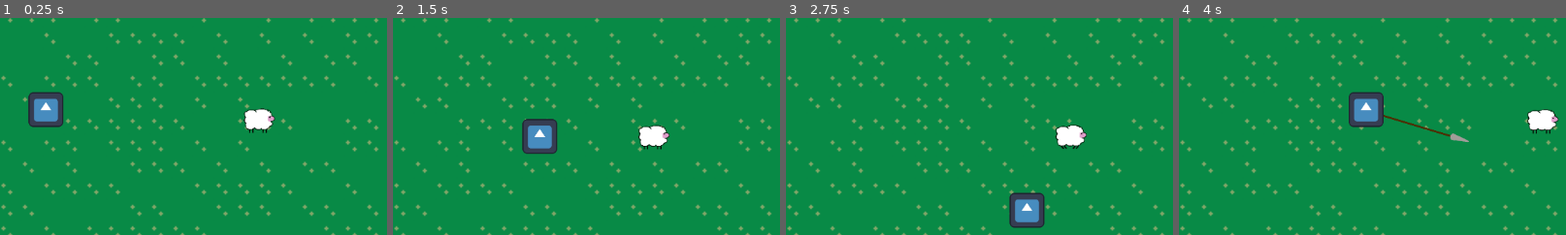
Above: before the commit, frames 1-4 (left to right).
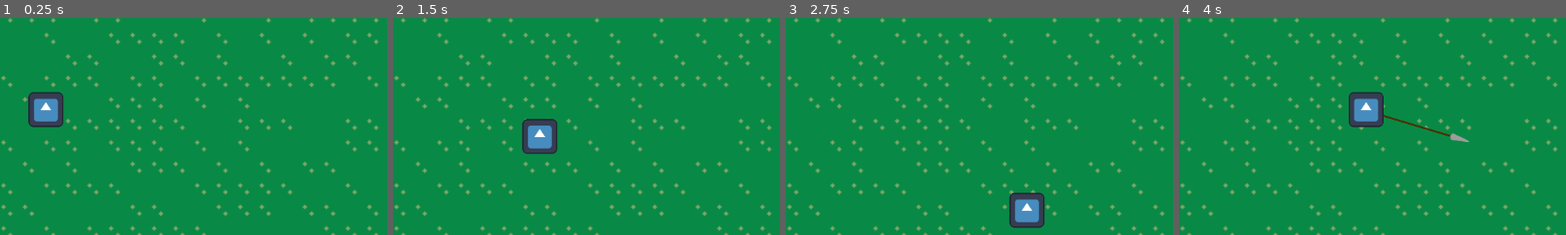
Above: after the commit, the same moments.

Repository: ncantor01/opus
Game: Godot game, scene res://levle.tscn
The game is run twice, just before and just after one commit, with the same random seed, the same clock (stepped at 60 frames per second) and the same inputs. The project has no main scene, so this scene is started directly. The engine's default icon, where the game draws it, is replaced by a stand-in: a white triangle on a blue panel in a dark square.
Inputs (mouse positions are % of the whole screen's width and height, from its top left):
- Up to frame 1 (0.25 s): no input
- Up to frame 2 (1.5 s): tap Enter at 0.5 s; move the mouse to (72, 45) at 0.52 s; hold D (right) 0.53-1.28 s; hold E (interact, bound only after the commit) 0.53-1.28 s; move the mouse to (30, 55) at 1.27 s; hold S (down) from 1.28 s (still down); click (30, 55) at 1.35 s
- Up to frame 3 (2.75 s): tap E (interact, bound only after the commit) at 1.55 s; move the mouse to (60, 28) at 2.02 s; release S (down) at 2.03 s; hold D (right) from 2.03 s (still down); hold E (interact, bound only after the commit) from 2.03 s (still down)
- Up to frame 4 (4 s): move the mouse to (45, 70) at 2.77 s; release D (right) at 2.78 s; release E (interact, bound only after the commit) at 2.78 s; hold W (up) 2.78-3.53 s; tap E (interact, bound only after the commit) at 2.85, 3.8 s; move the mouse to (80, 65) at 3.52 s; press the mouse at (80, 65) at 3.53 s; hold A (left) from 3.53 s (still down)
The pictures show only the part of the screen within x 25-75%, y 27-77%; the shares and areas given below are measured in that part.

The runs differ from the first frame. In frame 1, 0.7% of the frame differs, in the area x 62-72%, y 41-54%; in frame 2, 0.7%; in frame 3, 0.7%, in the area x 69-78%, y 49-61%; in frame 4, 0.7%.

Commit message:
dragging mechanics

Diff:
--- a/levle.tscn
+++ b/levle.tscn
@@ -11,10 +11,8 @@
 [node name="player_character" parent="." instance=ExtResource("3_cqamm")]
 position = Vector2(-109, -5)
 scale = Vector2(0.2, 0.2)
-SPEED = 100
 
 [node name="prey" parent="." instance=ExtResource("3_5u7mj")]
 position = Vector2(45, -2)
 scale = Vector2(0.145, 0.145)
-SPEED = 50
 HEALTH = 40
--- a/project.godot
+++ b/project.godot
@@ -41,3 +41,8 @@
 "events": [Object(InputEventMouseButton,"resource_local_to_scene":false,"resource_name":"","device":-1,"window_id":0,"a …(253 unchanged characters)…
 ]
 }
+interact={
+"deadzone": 0.5,
+"events": [Object(InputEventKey,"resource_local_to_scene":false,"resource_name":"","device":-1,"window_id":0,"alt_pressed":false,"shift_pressed":false,"ctrl_pressed":false,"meta_pressed":false,"pressed":false,"keycode":0,"physical_keycode":69,"key_label":0,"unicode":101,"echo":false,"script":null)
+]
+}
--- a/scripts/base_character_body.gd
+++ b/scripts/base_character_body.gd
@@ -1,15 +1,31 @@
 extends CharacterBody2D
 
-@export var SPEED = 100
+@export var BASE_SPEED = 100
+@export var run_modifier = 2
+@export var crouch_modifier = 0.25
+@export var drag_modifier = 0.5
+var speed = BASE_SPEED
 @export var HEALTH = 100
+var held_item = null
+var dragged = null
+
+
+var WALKING = 0
+const   RUNNING = 1
+const CROUCHING = 2
+const  DRAGGING = 3
+const  DEAD = 4
+var character_state = WALKING
 
 func _enter_tree():
-	set_meta(&"character", self)
+	owner.set_meta(&"character", self)
+	owner.set_meta(&"interactable", [])
 
 func _physics_process(delta):
 	if HEALTH == 0:
 		die()
-	velocity = $BehaviorBaseNode.get_velocity() * SPEED
+	set_speed_based_on_state()
+	velocity = $BehaviorBaseNode.get_velocity() * speed
 	if velocity.x < 0:
 		$sprite.flip_h = true
 	if velocity.x > 0:
@@ -18,6 +34,10 @@
 		$sprite.play("move")
 	else:
 		$sprite.play("idle")
+
+	if dragged != null:
+		velocity = dragged.get_velocity()
+
 	move_and_slide()
 
 func equip(weapon: Node2D):
@@ -26,7 +46,13 @@
 	$WeaponsBaseNode.add_child(weapon_dupe)
 
 func die():
-	visible = false
+	$sprite.play("dead")
+	speed = 0
+	set_state(DEAD)
+	set_meta(&"corpse", true)
+	#TODO extract this into behaviors
+	remove_meta(&"interactable")
+	set_meta(&"interactable", [&"draggable", &"butcherable"])
 	pass
 
 func get_weapon():
@@ -52,3 +78,42 @@
 		assert(area.get_meta(&"damage").has_meta(&"weapon"))
 		take_damage(area.get_meta(&"damage"))
 	pass # Replace with function body.
+
+func set_speed_based_on_state():
+	match character_state:
+		WALKING:
+			speed = BASE_SPEED
+		RUNNING:
+			speed = BASE_SPEED * run_modifier
+		CROUCHING:
+			speed = BASE_SPEED * crouch_modifier
+		DRAGGING:
+			speed = BASE_SPEED * drag_modifier
+		DEAD:
+			speed = 0
+
+func set_state(input_state):
+	character_state = input_state
+	pass
+
+func get_state():
+	return character_state
+
+func unset_held_item():
+	held_item = null
+	pass
+
+func set_held_item(item: Node2D):
+	assert(item.has_meta(&"item"))
+	held_item = item
+	pass
+
+func get_held_item():
+	return held_item
+
+func drag(dragger):
+	dragged = dragger
+
+func undrag():
+	print("undragd")
+	dragged = null
--- a/scripts/character_scripts/behaviors/player_movement_behavior/player_movement_behavior.gd
+++ b/scripts/character_scripts/behaviors/player_movement_behavior/player_movement_behavior.gd
@@ -1,4 +1,7 @@
 extends character_behavior
+
+var interactables = []
+var dragged = null
 
 # Called when the node enters the scene tree for the first time.
 func _enter_tree():
@@ -22,4 +25,39 @@
 	var direction_to_mouse = (get_viewport().get_mouse_position() - global_position).normalized()
 	if event.is_action_released("attack"):
 		owner.get_weapon().release_attack(Vector2.ZERO)
+	if event.is_action_pressed("interact"):
+		interact_handler()
+	if event.is_action_released("interact"):
+		print(dragged)
+		if dragged != null:
+			dragged.undrag()
+			dragged = null
+			owner.set_state(0)
 	pass
+
+func interact_handler():
+	var interactable = null
+	for i in interactables:
+		if i.has_meta(&"interactable"):
+			interactable = i
+			break
+	if interactable != null:
+		for j in interactable.get_meta(&"interactable"):
+			if j == &"draggable" and owner.get_held_item() == null:
+				interactable.drag(owner)
+				print(dragged)
+				dragged = interactable
+				owner.set_state(3)
+	pass
+
+func _on_interactable_area_body_entered(body):
+	print("iteractable in area")
+	interactables.append(body)
+	pass # Replace with function body.
+
+
+func _on_interactable_area_body_exited(body):
+	for i in range(interactables.size()):
+		if interactables[i] == body:
+			interactables.remove_at(i)
+	pass # Replace with function body.
--- a/scripts/character_scripts/behaviors/player_movement_behavior/player_movement_behavior.tscn
+++ b/scripts/character_scripts/behaviors/player_movement_behavior/player_movement_behavior.tscn
@@ -1,6 +1,17 @@
-[gd_scene load_steps=2 format=3 uid="uid://bxee828oqj0ky"]
+[gd_scene load_steps=3 format=3 uid="uid://bxee828oqj0ky"]
 
 [ext_resource type="Script" path="res://scripts/character_scripts/behaviors/player_movement_behavior/player_movement_behavior.gd" id="1_5xq0s"]
 
+[sub_resource type="CircleShape2D" id="CircleShape2D_owuxp"]
+radius = 70.0286
+
 [node name="PlayerMovementBehavior" type="Node2D"]
 script = ExtResource("1_5xq0s")
+
+[node name="Interactable_area" type="Area2D" parent="."]
+
+[node name="CollisionShape2D" type="CollisionShape2D" parent="Interactable_area"]
+shape = SubResource("CircleShape2D_owuxp")
+
+[connection signal="body_entered" from="Interactable_area" to="." method="_on_interactable_area_body_entered"]
+[connection signal="body_exited" from="Interactable_area" to="." method="_on_interactable_area_body_exited"]
--- a/scripts/character_scripts/characters/character_base_node/Character_base_node.tscn
+++ b/scripts/character_scripts/characters/character_base_node/Character_base_node.tscn
@@ -7,7 +7,6 @@
 
 [node name="Character_base_node" type="CharacterBody2D"]
 script = ExtResource("1_8f2sq")
-SPEED = 300
 metadata/player = ""
 
 [node name="BehaviorBaseNode" parent="." instance=ExtResource("3_orie2")]
--- a/scripts/character_scripts/characters/player_character.tscn
+++ b/scripts/character_scripts/characters/player_character.tscn
@@ -30,7 +30,6 @@
 
 [node name="player_character" instance=ExtResource("1_vcfl7")]
 scale = Vector2(0.4, 0.4)
-SPEED = 200
 metadata/Player = true
 
 [node name="PlayerMovementBehavior" parent="BehaviorBaseNode" index="0" instance=ExtResource("2_kq1t5")]
--- a/scripts/character_scripts/characters/prey.tscn
+++ b/scripts/character_scripts/characters/prey.tscn
@@ -1,12 +1,77 @@
-[gd_scene load_steps=12 format=3 uid="uid://ycocw6jveupw"]
+[gd_scene load_steps=29 format=3 uid="uid://ycocw6jveupw"]
 
 [ext_resource type="PackedScene" uid="uid://bwhfee4r2o2ya" path="res://scripts/character_scripts/characters/character_base_node/Character_base_node.tscn" id="1_kmg0h"]
 [ext_resource type="PackedScene" uid="uid://ch8pjtrnisbtv" path="res://scripts/character_scripts/behaviors/run_away_from_player/run_away_from_player.tscn" id="2_b6y30"]
 [ext_resource type="Texture2D" uid="uid://p4nasngsbig8" path="res://sprites/prey_sprite.png" id="3_s78pc"]
 [ext_resource type="PackedScene" uid="uid://ccsxfhufvxyyt" path="res://scripts/character_scripts/behaviors/idle_movement_behavior/light_idle_movement_behavior.tscn" id="3_wbhkq"]
+[ext_resource type="Texture2D" uid="uid://dd4gwaj80iyi8" path="res://sprites/xzdm6zq0lh081.png" id="4_20kyh"]
 
 [sub_resource type="RectangleShape2D" id="RectangleShape2D_0ilf3"]
 size = Vector2(117, 125)
+
+[sub_resource type="AtlasTexture" id="AtlasTexture_3sbe1"]
+atlas = ExtResource("4_20kyh")
+region = Rect2(0, 0, 90, 112)
+
+[sub_resource type="AtlasTexture" id="AtlasTexture_kvq5j"]
+atlas = ExtResource("4_20kyh")
+region = Rect2(90, 0, 90, 112)
+
+[sub_resource type="AtlasTexture" id="AtlasTexture_8dop4"]
+atlas = ExtResource("4_20kyh")
+region = Rect2(180, 0, 90, 112)
+
+[sub_resource type="AtlasTexture" id="AtlasTexture_t68pf"]
+atlas = ExtResource("4_20kyh")
+region = Rect2(270, 0, 90, 112)
+
+[sub_resource type="AtlasTexture" id="AtlasTexture_h8irj"]
+atlas = ExtResource("4_20kyh")
+region = Rect2(0, 112, 90, 112)
+
+[sub_resource type="AtlasTexture" id="AtlasTexture_nbbjv"]
+atlas = ExtResource("4_20kyh")
+region = Rect2(90, 112, 90, 112)
+
+[sub_resource type="AtlasTexture" id="AtlasTexture_f1162"]
+atlas = ExtResource("4_20kyh")
+region = Rect2(180, 112, 90, 112)
+
+[sub_resource type="AtlasTexture" id="AtlasTexture_xsxh2"]
+atlas = ExtResource("4_20kyh")
+region = Rect2(270, 112, 90, 112)
+
+[sub_resource type="AtlasTexture" id="AtlasTexture_kj5qd"]
+atlas = ExtResource("4_20kyh")
+region = Rect2(0, 224, 90, 112)
+
+[sub_resource type="AtlasTexture" id="AtlasTexture_8t4xj"]
+atlas = ExtResource("4_20kyh")
+region = Rect2(90, 224, 90, 112)
+
+[sub_resource type="AtlasTexture" id="AtlasTexture_lcnp0"]
+atlas = ExtResource("4_20kyh")
+region = Rect2(180, 224, 90, 112)
+
+[sub_resource type="AtlasTexture" id="AtlasTexture_2ntnr"]
+atlas = ExtResource("4_20kyh")
+region = Rect2(270, 224, 90, 112)
+
+[sub_resource type="AtlasTexture" id="AtlasTexture_ob1l1"]
+atlas = ExtResource("4_20kyh")
+region = Rect2(0, 336, 90, 112)
+
+[sub_resource type="AtlasTexture" id="AtlasTexture_sj1hu"]
+atlas = ExtResource("4_20kyh")
+region = Rect2(90, 336, 90, 112)
+
+[sub_resource type="AtlasTexture" id="AtlasTexture_wk5xf"]
+atlas = ExtResource("4_20kyh")
+region = Rect2(180, 336, 90, 112)
+
+[sub_resource type="AtlasTexture" id="AtlasTexture_o7wbo"]
+atlas = ExtResource("4_20kyh")
+region = Rect2(270, 336, 90, 112)
 
 [sub_resource type="AtlasTexture" id="AtlasTexture_7sewv"]
 atlas = ExtResource("3_s78pc")
@@ -30,6 +95,59 @@
 
 [sub_resource type="SpriteFrames" id="SpriteFrames_tutpt"]
 animations = [{
+"frames": [{
+"duration": 1.0,
+"texture": SubResource("AtlasTexture_3sbe1")
+}, {
+"duration": 1.0,
+"texture": SubResource("AtlasTexture_kvq5j")
+}, {
+"duration": 1.0,
+"texture": SubResource("AtlasTexture_8dop4")
+}, {
+"duration": 1.0,
+"texture": SubResource("AtlasTexture_t68pf")
+}, {
+"duration": 1.0,
+"texture": SubResource("AtlasTexture_h8irj")
+}, {
+"duration": 1.0,
+"texture": SubResource("AtlasTexture_nbbjv")
+}, {
+"duration": 1.0,
+"texture": SubResource("AtlasTexture_f1162")
+}, {
+"duration": 1.0,
+"texture": SubResource("AtlasTexture_xsxh2")
+}, {
+"duration": 1.0,
+"texture": SubResource("AtlasTexture_kj5qd")
+}, {
+"duration": 1.0,
+"texture": SubResource("AtlasTexture_8t4xj")
+}, {
+"duration": 1.0,
+"texture": SubResource("AtlasTexture_lcnp0")
+}, {
+"duration": 1.0,
+"texture": SubResource("AtlasTexture_2ntnr")
+}, {
+"duration": 1.0,
+"texture": SubResource("AtlasTexture_ob1l1")
+}, {
+"duration": 1.0,
+"texture": SubResource("AtlasTexture_sj1hu")
+}, {
+"duration": 1.0,
+"texture": SubResource("AtlasTexture_wk5xf")
+}, {
+"duration": 1.0,
+"texture": SubResource("AtlasTexture_o7wbo")
+}],
+"loop": true,
+"name": &"dead",
+"speed": 5.0
+}, {
 "frames": [{
 "duration": 1.0,
 "texture": SubResource("AtlasTexture_7sewv")
@@ -57,7 +175,6 @@
 }]
 
 [node name="prey" instance=ExtResource("1_kmg0h")]
-SPEED = 100
 
 [node name="run_away_from_player" parent="BehaviorBaseNode" index="0" instance=ExtResource("2_b6y30")]
 visible = false
@@ -65,6 +182,7 @@
 detection_radius_multiplier = 1
 
 [node name="light_idle_movement_behavior" parent="BehaviorBaseNode" index="1" instance=ExtResource("3_wbhkq")]
+max_idle_movement_ticks = 100
 unmoving_ticks = 45
 
 [node name="CollisionShape2D" type="CollisionShape2D" parent="hurtbox" index="0"]
@@ -75,4 +193,4 @@
 position = Vector2(10, -23)
 scale = Vector2(2.7381, 2.7381)
 sprite_frames = SubResource("SpriteFrames_tutpt")
-animation = &"move"
+animation = &"dead"
